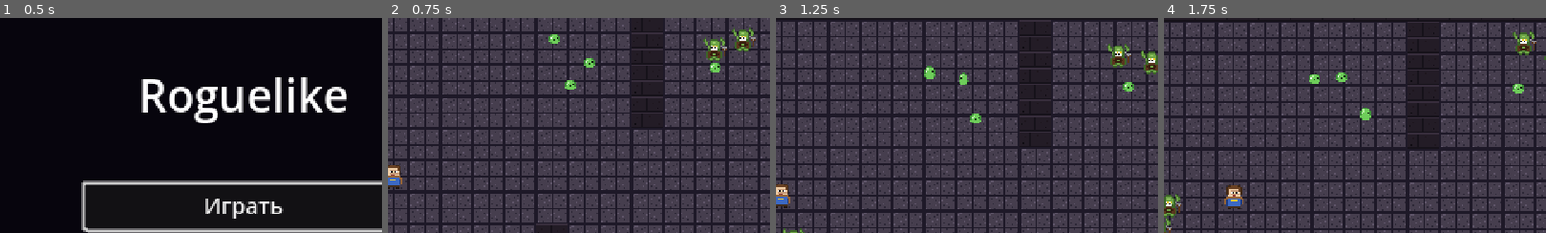
Above: before the commit, frames 1-4 (left to right).
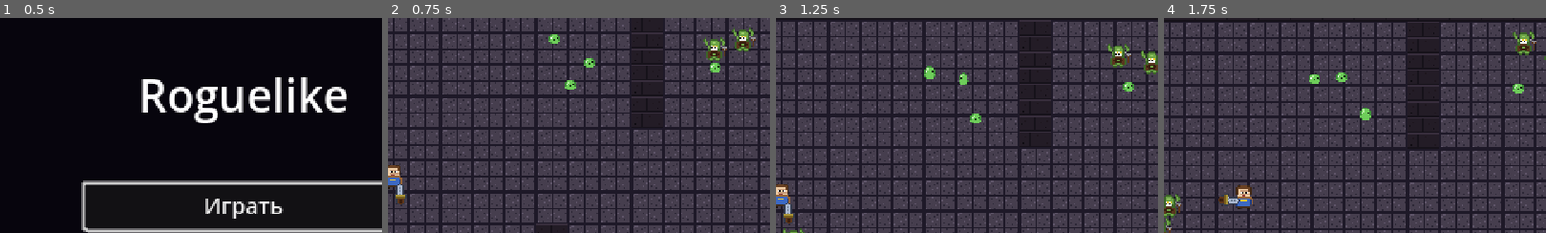
Above: after the commit, the same moments.

Repository: slartus/roguelike-game
Game: Godot game, scene res://scenes/ui/title_screen.tscn
Same seed, same stepped clock (60 frames per second), same inputs: the game is played once before the commit and once after it.
Inputs (mouse positions are % of the whole screen's width and height, from its top left):
- Up to frame 1 (0.5 s): no input
- Up to frame 2 (0.75 s): click "Играть" at 0.5 s
- Up to frame 3 (1.25 s): no input
- Up to frame 4 (1.75 s): tap Enter (ui_accept) at 1.25, 1.52 s; move the mouse to (72, 45) at 1.27 s; press the mouse at (72, 45) at 1.28 s; hold D (move_right) from 1.28 s (still down)
The pictures show only the part of the screen within x 18-68%, y 8-58%; the shares and areas given below are measured in that part.

Frame 1 is identical in both runs. In frame 2, 0.2% of the frame differs, in the area x 2-5%, y 76-87%; in frame 3, 0.2%; in frame 4, 0.7%, in the area x 14-24%, y 77-89%.

Commit message:
feat(weapons): swing animation + модель оружия в руке игрока
Player.tscn получает дочерний Sprite2D "Weapon" — модель оружия в
правой руке. При _ready и equip() _apply_weapon_visual подставляет
weapon.icon_texture с offset для пивота на рукояти и modulate =
weapon.icon_modulate. Без equipped weapon — Weapon скрыт.

Анимация взмаха повторяет паттерн skeleton.gd::_play_lunge_animation:
корпус игрока делает выпад в сторону цели, для melee параллельно
Weapon-нода поворачивается на PI*0.55 через пивот на рукояти. Для
projectile/spell свинг оружия не играется — только выпад тела (было
бы странно если лук «резал»).

WeaponController при успешной try_attack зовёт
player.play_attack_visual(target, weapon) — метод опциональный,
контроллер продолжает работать в тестах без реального player.

Placeholder-иконка (dagger.png) отличается визуально между 6 новыми
weapons через icon_modulate: стальной меч, серо-стальное копьё,
коричневый лук, тёмно-серый арбалет, сине-голубой посох, пурпурный
жезл.

Co-Authored-By: Claude Opus 4.7 (1M context) <noreply@anthropic.com>

Diff:
--- a/scenes/player/player.gd
+++ b/scenes/player/player.gd
@@ -23,14 +23,27 @@
 # выход из одной не снимает эффект если игрок стоит во второй.
 const SLOW_FACTOR: float = 0.3
 
+# Анимация взмаха при атаке. Тот же паттерн что у Skeleton lunge
+# (см. skeleton.gd): корпус игрока делает короткий выпад в сторону
+# цели, оружие в это же время рубит по дуге. Для projectile-оружия
+# (лук, посох) — только выпад, без вращения sprite'а.
+const SWING_DISTANCE: float = 6.0
+const SWING_OUT_DURATION: float = 0.06
+const SWING_BACK_DURATION: float = 0.12
+const WEAPON_SWING_ANGLE: float = PI * 0.55
+
 var max_health: int
 var health: int
 var equipped_weapon: WeaponResource
 var _poison_timer: float = 0.0
 var _poison_tick_timer: float = 0.0
 var _slow_source_count: int = 0
+var _visual_base_position: Vector2 = Vector2.ZERO
+var _swing_tween: Tween
 
 @onready var _weapon_controller: WeaponController = $WeaponController
+@onready var _visual: Sprite2D = $Visual
+@onready var _weapon_sprite: Sprite2D = $Weapon
 
 func _ready() -> void:
 	add_to_group("player")
@@ -39,8 +52,51 @@
 	equipped_weapon = GameState.equipped_weapon
 	GameState.leveled_up.connect(_on_leveled_up)
 	_weapon_controller.setup(self)
+	if _visual != null:
+		_visual_base_position = _visual.position
+	_apply_weapon_visual(equipped_weapon)
 	health_changed.emit(health, max_health)
 	weapon_changed.emit(equipped_weapon)
+
+# Показать модель оружия в правой руке игрока. Использует
+# icon_texture ресурса, окрашивает через icon_modulate.
+# Melee оружие рисуется чуть повёрнутым к вертикали (rest pose).
+# Ranged (лук/арбалет/посох) — то же смещение, но без вращения.
+func _apply_weapon_visual(weapon: WeaponResource) -> void:
+	if _weapon_sprite == null:
+		return
+	if weapon == null or weapon.icon_texture == null:
+		_weapon_sprite.visible = false
+		return
+	_weapon_sprite.texture = weapon.icon_texture
+	_weapon_sprite.modulate = weapon.icon_modulate
+	# Пивот в верхней точке текстуры — при вращении она вертится вокруг
+	# «рукояти», а не вокруг центра клинка (то же что у Skeleton).
+	_weapon_sprite.offset = Vector2(0, weapon.icon_texture.get_height() * 0.5)
+	_weapon_sprite.rotation = 0.0
+	_weapon_sprite.visible = true
+
+# WeaponController зовёт это на успешной атаке. Играет короткий
+# выпад корпуса + свинг оружия для melee, только выпад для ranged.
+func play_attack_visual(target_position: Vector2, weapon: WeaponResource) -> void:
+	if _visual == null:
+		return
+	if _swing_tween != null and _swing_tween.is_valid():
+		_swing_tween.kill()
+	var direction := (target_position - global_position).normalized()
+	if direction == Vector2.ZERO:
+		return
+	var swing_offset := _visual_base_position + direction * SWING_DISTANCE
+	_swing_tween = create_tween()
+	_swing_tween.tween_property(_visual, "position", swing_offset, SWING_OUT_DURATION)
+	# Свинг оружия только для melee — у projectile/spell вращение выглядит
+	# странно (лук не должен «резать»).
+	var is_melee := weapon != null and weapon.attack_type in ["melee_arc", "melee_thrust"]
+	if is_melee and _weapon_sprite != null and _weapon_sprite.visible:
+		_swing_tween.parallel().tween_property(_weapon_sprite, "rotation", WEAPON_SWING_ANGLE, SWING_OUT_DURATION)
+	_swing_tween.tween_property(_visual, "position", _visual_base_position, SWING_BACK_DURATION)
+	if is_melee and _weapon_sprite != null and _weapon_sprite.visible:
+		_swing_tween.parallel().tween_property(_weapon_sprite, "rotation", 0.0, SWING_BACK_DURATION)
 
 func _on_leveled_up(_new_level: int, new_max_health: int) -> void:
 	max_health = new_max_health
@@ -63,6 +119,7 @@
 		return
 	equipped_weapon = weapon
 	GameState.equipped_weapon = weapon
+	_apply_weapon_visual(weapon)
 	weapon_changed.emit(weapon)
 
 func take_damage(amount: int) -> void:
--- a/scenes/player/player.tscn
+++ b/scenes/player/player.tscn
@@ -16,6 +16,10 @@
 [node name="Visual" type="Sprite2D" parent="."]
 texture = ExtResource("3_tex")
 
+[node name="Weapon" type="Sprite2D" parent="."]
+visible = false
+position = Vector2(5, 3)
+
 [node name="CollisionShape2D" type="CollisionShape2D" parent="."]
 shape = SubResource("CircleShape2D_player")
 
--- a/scenes/player/weapon_controller.gd
+++ b/scenes/player/weapon_controller.gd
@@ -56,6 +56,11 @@
 		# происходит, но cooldown идёт, и мы не понимаем почему.
 		return false
 	_cooldown = weapon.get_attack_interval()
+	# Визуал взмаха у игрока — короткий выпад тела + свинг оружия для
+	# melee. Метод опционален: контроллер работает и без него (тесты
+	# инстансируют fake player без сцены).
+	if _owner_player.has_method("play_attack_visual"):
+		_owner_player.play_attack_visual(target_global_position, weapon)
 	return true
 
 func _attack_projectile(weapon: WeaponResource, direction: Vector2) -> bool:
--- /dev/null
+++ b/test/unit/test_player_weapon_visual.gd
@@ -0,0 +1,112 @@
+extends GutTest
+
+# Модель оружия и анимация взмаха у игрока:
+# - при equip() Weapon-нода получает icon_texture и icon_modulate;
+# - без weapon — Weapon-нода скрыта;
+# - play_attack_visual играет tween без крешей;
+# - для projectile-оружия свинг оружия не играется, только выпад тела.
+
+const PlayerScene = preload("res://scenes/player/player.tscn")
+const ShortSwordRes = preload("res://resources/weapons/short_sword.tres")
+const ShortBowRes = preload("res://resources/weapons/short_bow.tres")
+const DaggerRes = preload("res://resources/weapons/dagger.tres")
+
+var _snapshot: Dictionary
+
+func before_each() -> void:
+	_snapshot = {
+		"weapon": GameState.equipped_weapon,
+	}
+
+func after_each() -> void:
+	GameState.equipped_weapon = _snapshot.weapon
+
+func _make_player() -> Node:
+	# Player при _ready берёт stat из GameState — снаружи ничего специально
+	# настраивать не нужно.
+	var player: Node = PlayerScene.instantiate()
+	add_child_autofree(player)
+	return player
+
+func test_weapon_sprite_hidden_when_no_weapon() -> void:
+	# Регресс: если игрок стартует без оружия (edge case reset), Weapon-нода
+	# не должна показывать placeholder-текстуру.
+	GameState.equipped_weapon = null
+	var player := _make_player()
+	await get_tree().process_frame
+	var weapon_sprite: Sprite2D = player.get_node("Weapon")
+	assert_false(weapon_sprite.visible,
+		"без equipped weapon Weapon-нода скрыта")
+
+func test_weapon_sprite_visible_after_equip() -> void:
+	GameState.equipped_weapon = ShortSwordRes
+	var player := _make_player()
+	await get_tree().process_frame
+	var weapon_sprite: Sprite2D = player.get_node("Weapon")
+	assert_true(weapon_sprite.visible,
+		"с equipped weapon Weapon-нода видна")
+	assert_not_null(weapon_sprite.texture)
+
+func test_weapon_sprite_modulate_matches_icon_modulate() -> void:
+	# Регресс: mage/warrior/archer оружия отличаются в мире и в руке
+	# именно через icon_modulate (пока placeholder-иконка одинаковая).
+	GameState.equipped_weapon = ShortSwordRes
+	var player := _make_player()
+	await get_tree().process_frame
+	var weapon_sprite: Sprite2D = player.get_node("Weapon")
+	assert_eq(weapon_sprite.modulate, ShortSwordRes.icon_modulate,
+		"Weapon sprite modulate = weapon.icon_modulate")
+
+func test_equip_updates_weapon_sprite_texture() -> void:
+	# Смена оружия в игре: pickup → equip → Weapon-нода перерисовывается.
+	GameState.equipped_weapon = ShortSwordRes
+	var player := _make_player()
+	await get_tree().process_frame
+	var weapon_sprite: Sprite2D = player.get_node("Weapon")
+	var before_modulate := weapon_sprite.modulate
+	player.equip(ShortBowRes)
+	# equip → _apply_weapon_visual → modulate обновлён.
+	assert_ne(weapon_sprite.modulate, before_modulate,
+		"после equip другого оружия icon_modulate обновляется")
+	assert_eq(weapon_sprite.modulate, ShortBowRes.icon_modulate)
+
+func test_play_attack_visual_does_not_crash_for_melee() -> void:
+	GameState.equipped_weapon = ShortSwordRes
+	var player := _make_player()
+	await get_tree().process_frame
+	# Не крешит и создаёт tween.
+	player.play_attack_visual(Vector2(100, 0), ShortSwordRes)
+	# Дадим кадр чтобы tween инициализировался, но не ждём завершения.
+	await get_tree().process_frame
+	assert_true(is_instance_valid(player), "player жив, tween не крешит")
+
+func test_play_attack_visual_does_not_swing_weapon_for_projectile() -> void:
+	# Для projectile-оружия свинг оружия не запускается — только выпад
+	# тела. Weapon-нода остаётся с rotation = 0.
+	GameState.equipped_weapon = ShortBowRes
+	var player := _make_player()
+	await get_tree().process_frame
+	var weapon_sprite: Sprite2D = player.get_node("Weapon")
+	player.play_attack_visual(Vector2(50, 0), ShortBowRes)
+	await get_tree().process_frame
+	assert_almost_eq(weapon_sprite.rotation, 0.0, 0.001,
+		"для лука Weapon-нода не вращается")
+
+func test_play_attack_visual_zero_direction_is_safe() -> void:
+	# Регресс: клик в текущую позицию игрока → direction Vector2.ZERO,
+	# tween не создаётся, ошибок нет.
+	GameState.equipped_weapon = ShortSwordRes
+	var player := _make_player()
+	await get_tree().process_frame
+	player.play_attack_visual(player.global_position, ShortSwordRes)
+	assert_true(is_instance_valid(player),
+		"nulled direction — safe no-op, player не крешит")
+
+func test_legacy_dagger_still_shows_weapon_sprite() -> void:
+	# Backward compat: legacy Dagger имеет icon_texture — должна отображаться.
+	GameState.equipped_weapon = DaggerRes
+	var player := _make_player()
+	await get_tree().process_frame
+	var weapon_sprite: Sprite2D = player.get_node("Weapon")
+	assert_true(weapon_sprite.visible,
+		"legacy Dagger рисуется в руке игрока")
Not shown, added: test/unit/test_player_weapon_visual.gd.uid
Not shown, changed: docs/gamedesign/weapons.md
